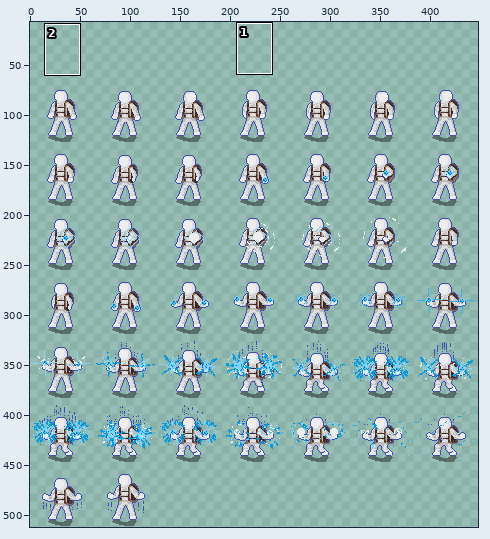
One commit to this sprite sheet: Assets/Sprites/Player.png. The picture above shows the old version from afar; the outline marks the close-up.
Close-up. Earlier state:
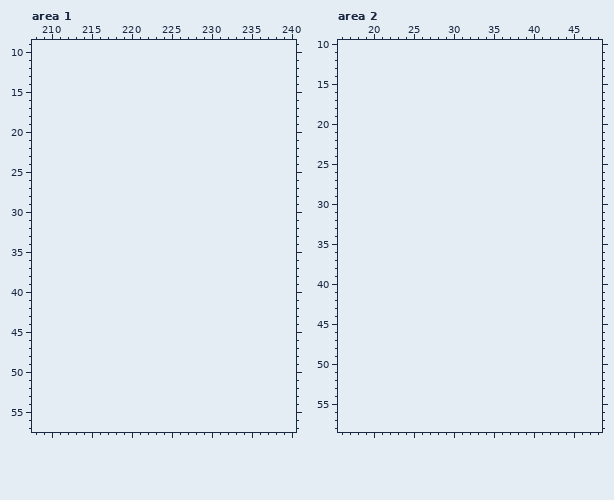
The file is 448x448 pixels. Shown: area 1: x 208..240, y 9..57; area 2: x 16..48, y 10..58. The old version is drawn lined up with the new one, on the new canvas. The wide view leaves out empty margins. The commit also changed other parts of the picture, which this record leaves out.
After:
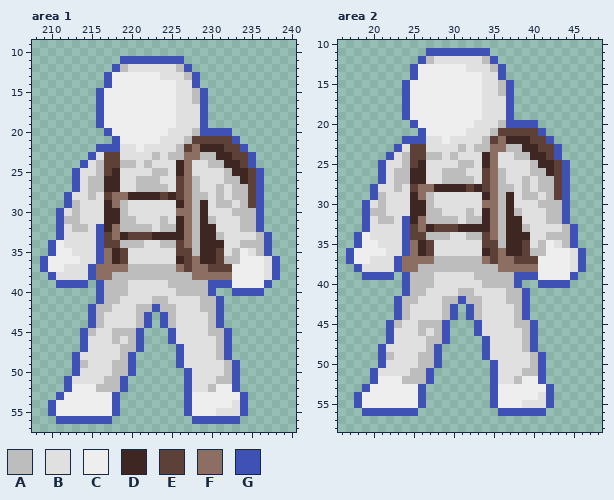
Palette (. is transparent): A #bdbdbd  B #e0e0e0  C #eeeeee  D #3e2723  E #5d4037  F #8d6e63  G #3f51b5
Changes in this commit:
canvas 448x448 -> 448x512, the old top-left corner now at 0,64
Changed rows in their new state; - is an unchanged pixel.
Area 1:
first column x 209:
11 ----------GGGGGGGG------------
12 ---------GABBBBBBAG-----------
13 --------GCCCCCCBBBAG----------
14 --------GCCCCCCCCBBG----------
15 -------GCCCCCCCCCBBAG---------
16 -------GCCCCCCCCCBBAG---------
17 -------GCCCCCCCCCBBBG---------
18 -------GCCCCCCCCCBBBG---------
19 -------GCCCCCCCCCBBBG---------
20 --------GCCCCCCCBBBAGGGG------
21 ---------GCCCCCBBBAEEEEEG-----
22 -------GGGBBCBBBBAEFDDDEEG----
23 ------GBEEBBBBABAAFFAADDEEG---
24 -----GBAEEAABABBBDFBBAADDEG---
25 ----GBBAEDBBBBAABDFBBBBADDEG--
26 ----GBAADDBBAAABBEFABBBAADEG--
27 ----GBAADDBBAAAABEFABBABAAEG--
28 ---GBBABEFFDDDDEDEFAABABAAEG--
29 ---GABBBDFABBBBBBDFADBAABAEG--
30 --GBABBBDDABBBBBBFFADBBBAAAG--
31 --GAABBBDDAABBBABDFADABBBAAG--
32 --GBAABGDFAAAABAADFADDBBBAAG--
33 --GBBBBGEFDEEEDDDDFADDABBBBAG-
34 -GCBBBBGEEAAABBAAEFADDDBBAAAG-
35 -GCCBBBGFDEBBBBBBEEADDEBACBAG-
36 GCCCCBBGFDEBBBBBBDEFDDEAACCCBG
37 GCCBBBGFFFFAAAAAAFEFFEEECCCCBG
38 -GBBBBGFFAAAAAAAAAAFFFFFCCCCBG
39 --GGGG-GAAABBBBBAAAAAGGGCCCCG-
40 -------GAAABBBBBBAAAAG--GGGG--
41 -------GAABBBBAABBBBAAG-------
42 ------GAABBBAAGAABBBAAG-------
43 ------GABBBBAG-GABBBBAG-------
44 ------GABBBBAG-GABBBBAG-------
45 -----GABBAAAG---GBBBBAAG------
46 -----GBBBABAG---GBBBBBAG------
47 -----GBBBBAAG----GBBBBAG------
48 ----GBBBBBAG-----GBBBBAG------
49 ----GABBBAAG-----GBBBBBAG-----
50 ----GBBBBAAG------GBBBBAG-----
51 ---GBBBBAAG-------GBBBAAG-----
52 ---GCCCAAAG-------GBBACCG-----
53 --GCCCCCCG--------GCCCCCCG----
54 -GCCCCCCCG--------GCCCCCBG----
55 -GCCCCCCCG--------GCCCBBBG----
56 --GGGGGGG----------GGGGGG-----
Area 2:
first column x 17:
11 ----------GGGGGGGG------------
12 ---------GABBBBBBAG-----------
13 --------GCCCCCCBBBAG----------
14 --------GCCCCCCCCBBG----------
15 -------GCCCCCCCCCBBAG---------
16 -------GCCCCCCCCCBBAG---------
17 -------GCCCCCCCCCBBBG---------
18 -------GCCCCCCCCCBBBG---------
19 -------GCCCCCCCCCBBBG---------
20 --------GCCCCCCCBBBAGGGG------
21 ---------GCCCCCBBBAEEEEEG-----
22 -------GGGBBCBBBBAEFDDDEEG----
23 ------GBEEBBBBABAAFFAADDEEG---
24 -----GBAEEAABABBBDFBBAADDEG---
25 ----GBBAEDBBBBAABDFBBBBADDEG--
26 ----GBAADDBBAAABBEFABBBAADEG--
27 ----GBAADDBBAAAABEFABBABAAEG--
28 ---GBBABEFFDDDDEDEFAABABAAEG--
29 ---GABBBDFABBBBBBDFADBAABAEG--
30 --GBABBBDDABBBBBBFFADBBBAAAG--
31 --GAABBBDDAABBBABDFADABBBAAG--
32 --GBAABGDFAAAABAADFADDBBBAAG--
33 --GBBBBGEFDEEEDDDDFADDABBBBAG-
34 -GCBBBBGEEAAABBAAEFADDDBBAAAG-
35 -GCCBBBGFDEBBBBBBEEADDEBACBAG-
36 GCCCCBBGFDEBBBBBBDEFDDEAACCCBG
37 GCCBBBGFFFFAAAAAAFEFFEEECCCCBG
38 -GBBBBGFFAAAAAAAAAAFFFFFCCCCBG
39 --GGGG-GAAABBBBBAAAAAGGGCCCCG-
40 -------GAAABBBBBBAAAAG--GGGG--
41 -------GAABBBBAABBBBAAG-------
42 ------GAABBBAAGAABBBAAG-------
43 ------GABBBBAG-GABBBBAG-------
44 ------GABBBBAG-GABBBBAG-------
45 -----GABBAAAG---GBBBBAAG------
46 -----GBBBABAG---GBBBBBAG------
47 -----GBBBBAAG----GBBBBAG------
48 ----GBBBBBAG-----GBBBBAG------
49 ----GABBBAAG-----GBBBBBAG-----
50 ----GBBBBAAG------GBBBBAG-----
51 ---GBBBBAAG-------GBBBAAG-----
52 ---GCCCAAAG-------GBBACCG-----
53 --GCCCCCCG--------GCCCCCCG----
54 -GCCCCCCCG--------GCCCCCBG----
55 -GCCCCCCCG--------GCCCBBBG----
56 --GGGGGGG----------GGGGGG-----
